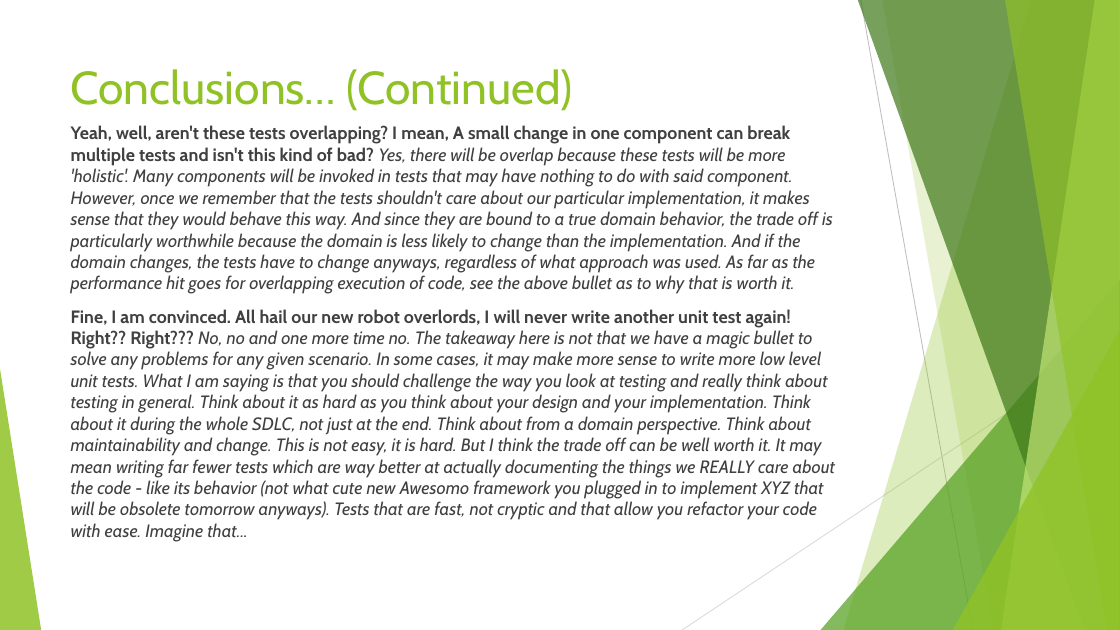
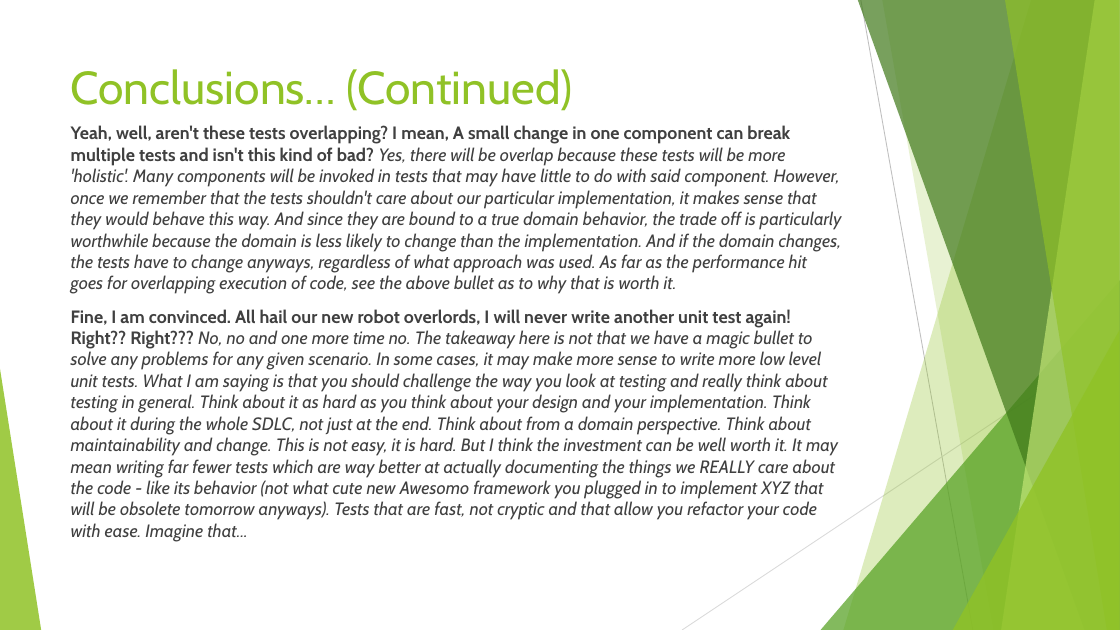
Before and after one commit to softpsyche/TicTacToe, a slide deck: slide 16 of Better testing with Specflow.pptx. Drawn at 1120x630 pixels with LibreOffice and Linux fonts; fonts in the diff are those of the drawing. Boxes give left, top, right and bottom in pixels: in the first picture for what was removed or moved away, otherwise in the second. Text is boxed around its words. In the diff, an @@ line names an element or a change of style, - is before the commit and + after.

```diff
--- a/Better testing with Specflow.pptx
+++ b/Better testing with Specflow.pptx
@@ text at box(71, 125, 842, 542): text changed @@
-Yeah, well, aren't these tests overlapping? I mean, A small change in one component can break multiple tests and isn't this kind of bad? Yes, there will be overlap because these tests will be more 'holistic'. Many components will be invoked in tests that may have nothing to do with said component. However, once we remember that the tests shouldn't care about our particular implementation, it makes sense that they would behave this way. And since they are bound to a true domain behavior, the trade off is particularly worthwhile because the domain is less likely to change than the implementation. And if the domain changes, the tests have to change anyways, regardless of what approach was used. As far as the performance hit goes for overlapping execution of code, see the above bullet as to why that is worth it.
-Fine, I am convinced. All hail our new robot overlords, I will never write another unit test again! Right?? Right??? No, no and one more time no. The takeaway here is not that we have a magic bullet to solve any problems for any given scenario. In some cases, it may make more sense to write more low level unit tests. What I am saying is that you should challenge the way you look at testing and really think about testing in general. Think about it as hard as you think about your design and your implementation. Think about it during the whole SDLC, not just at the end. Think about from a domain perspective. Think about maintainability and change. This is not easy, it is hard. But I think the trade off can be well worth it. It may mean writing far fewer tests which are way better at actually documenting the things we REALLY care about the code - like its behavior (not what cute new Awesomo framework you plugged in to implement XYZ that will be obsolete tomorrow anyways). Tests that are fast, not cryptic and that allow you refactor your code with ease. Imagine that...
+Yeah, well, aren't these tests overlapping? I mean, A small change in one component can break multiple tests and isn't this kind of bad? Yes, there will be overlap because these tests will be more 'holistic'. Many components will be invoked in tests that may have little to do with said component. However, once we remember that the tests shouldn't care about our particular implementation, it makes sense that they would behave this way. And since they are bound to a true domain behavior, the trade off is particularly worthwhile because the domain is less likely to change than the implementation. And if the domain changes, the tests have to change anyways, regardless of what approach was used. As far as the performance hit goes for overlapping execution of code, see the above bullet as to why that is worth it.
+Fine, I am convinced. All hail our new robot overlords, I will never write another unit test again! Right?? Right??? No, no and one more time no. The takeaway here is not that we have a magic bullet to solve any problems for any given scenario. In some cases, it may make more sense to write more low level unit tests. What I am saying is that you should challenge the way you look at testing and really think about testing in general. Think about it as hard as you think about your design and your implementation. Think about it during the whole SDLC, not just at the end. Think about from a domain perspective. Think about maintainability and change. This is not easy, it is hard. But I think the investment can be well worth it. It may mean writing far fewer tests which are way better at actually documenting the things we REALLY care about the code - like its behavior (not what cute new Awesomo framework you plugged in to implement XYZ that will be obsolete tomorrow anyways). Tests that are fast, not cryptic and that allow you refactor your code with ease. Imagine that...
```
Also in this commit, not shown: 1 other slide changed, 1 other file.
